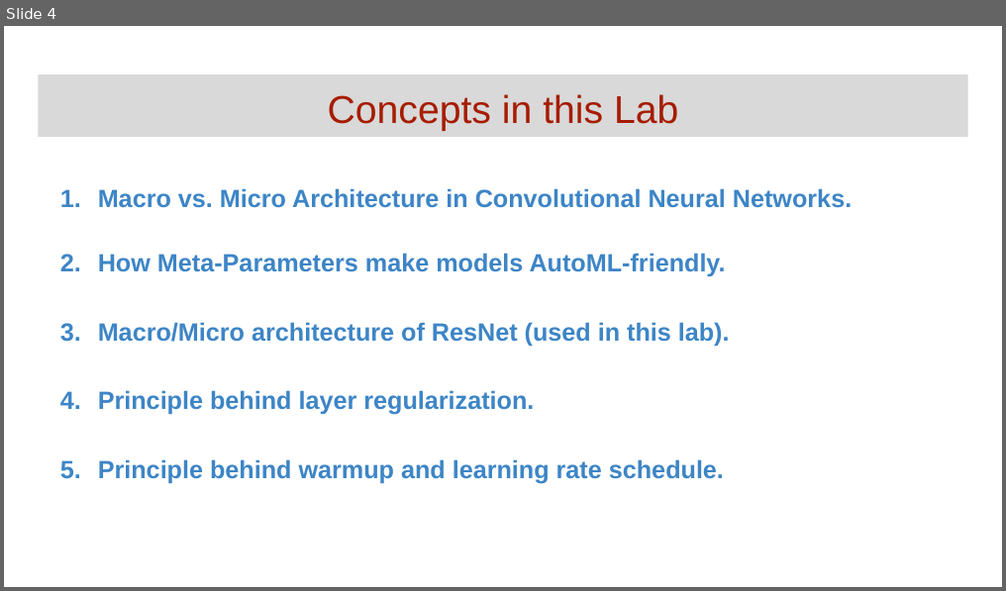
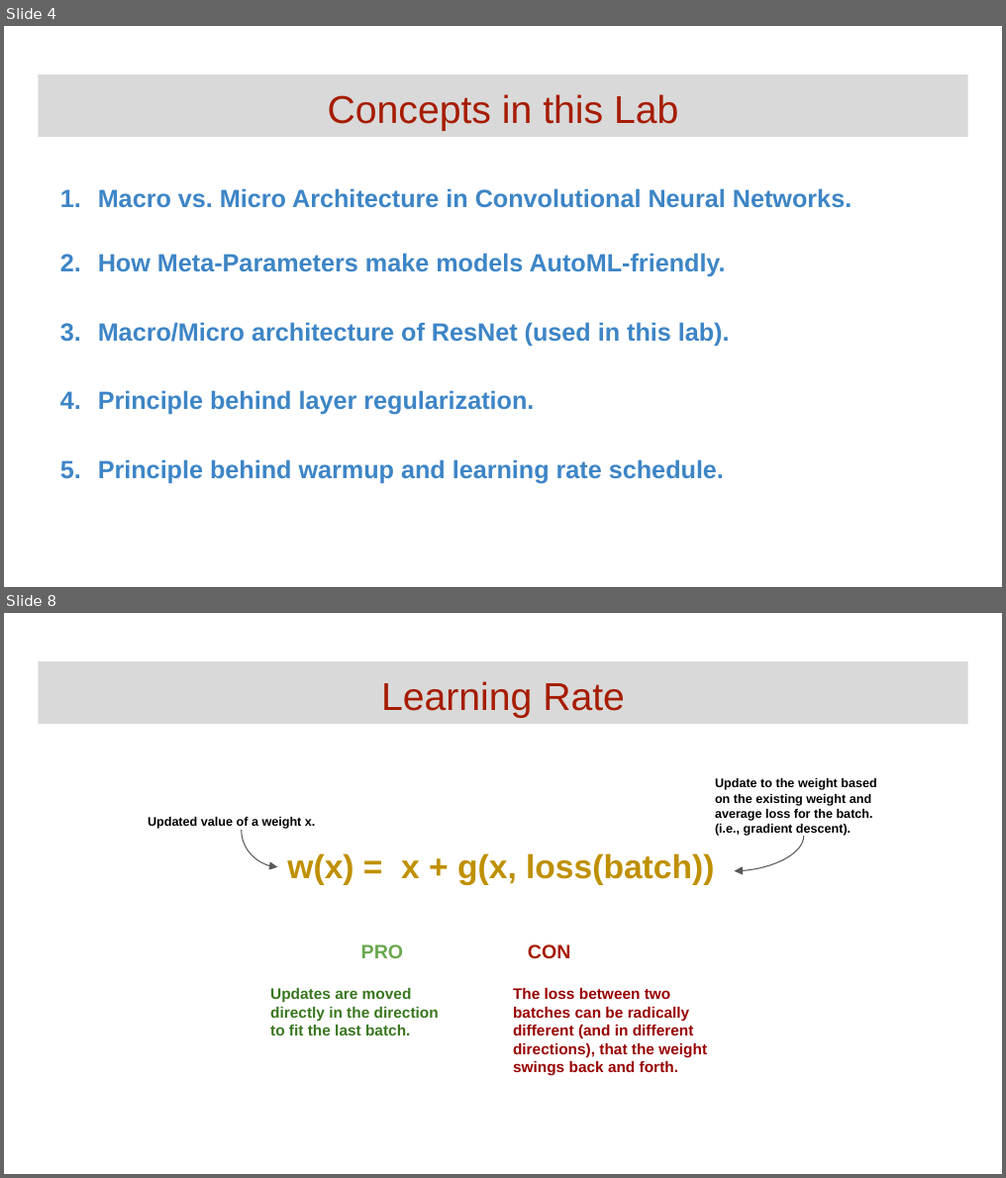
Before and after one commit to GoogleCloudPlatform/keras-idiomatic-programmer, a slide deck: community-labs/Community Lab - Regularization.pptx. Shown one above the other, each under a label of ours: slide 4 before the commit, slides 4 and 8 after it; the slides between them are not shown. The pictures are 1006x591 and 1006x1178 pixels, drawn with LibreOffice and Linux fonts; fonts in the diff are those of the drawing. Boxes give left, top, right and bottom in pixels: in the first picture for what was removed or moved away, otherwise in the second. Text is boxed around its words. In the diff, an @@ line names an element or a change of style, - is before the commit and + after.

```diff
--- a/community-labs/Community Lab - Regularization.pptx
+++ b/community-labs/Community Lab - Regularization.pptx
@@ slide 8 added at (x1=4, y1=613, x2=1002, y2=1174), background #FFFFFF @@
@@ title added at (x1=38, y1=662, x2=968, y2=725), fill #D9D9D9, 28 pt, text #A61C00 @@
+Learning Rate
@@ text added at (x1=715, y1=778, x2=876, y2=836), 9 pt, text #000000, bold @@
+Update to the weight based on the existing weight and average loss for the batch.
+(i.e., gradient descent).
@@ text added at (x1=148, y1=817, x2=316, y2=829), 9 pt, text #000000, bold @@
+Updated value of a weight x.
@@ curved arrow added from (242, 830) to (277, 867), #595959 0.75 pt @@
@@ curved arrow added from (803, 836) to (735, 871), #595959 0.75 pt @@
@@ text added at (x1=287, y1=854, x2=714, y2=885), 24 pt, text #BF9000, bold @@
+w(x) = x + g(x, loss(batch))
@@ text added at (x1=361, y1=945, x2=571, y2=959), 14 pt, text #6AA84F, bold @@
+PRO CON
@@ text added at (x1=270, y1=988, x2=439, y2=1036), 11 pt, text #38761D, bold @@
+Updates are moved directly in the direction to fit the last batch.
@@ text added at (x1=513, y1=988, x2=707, y2=1076), 11 pt, text #990000, bold @@
+The loss between two batches can be radically different (and in different directions), that the weight swings back and forth.
```
Also in this commit, not shown: 10 other slides added.
